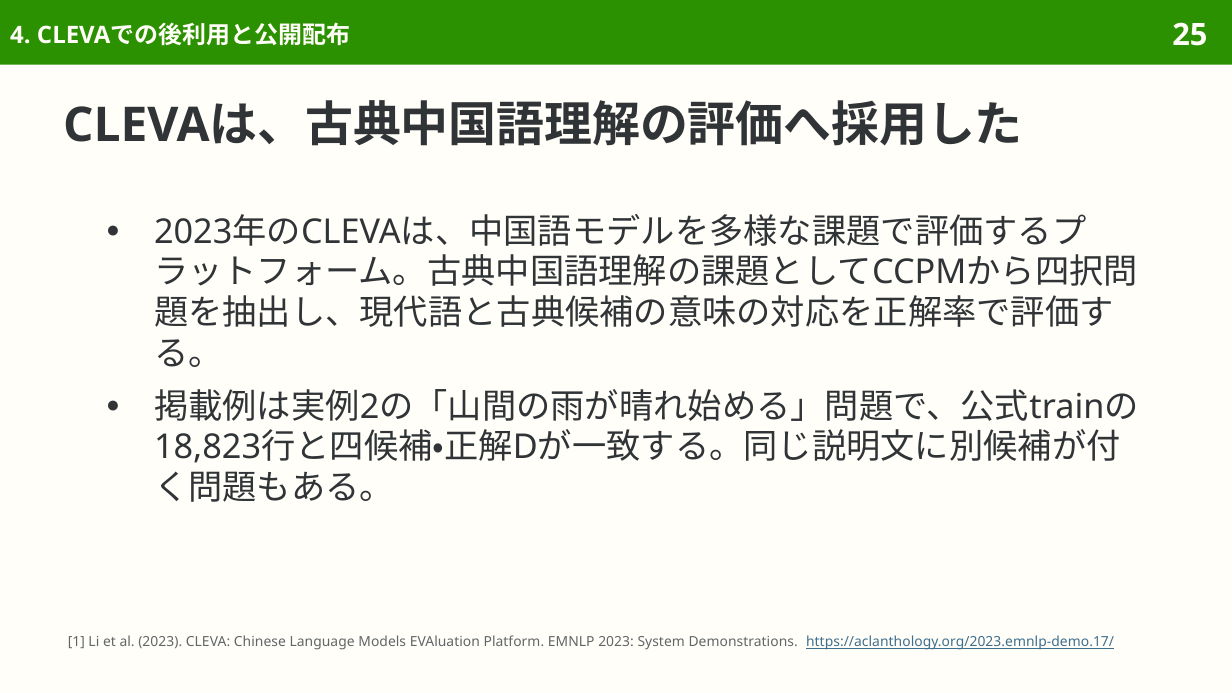
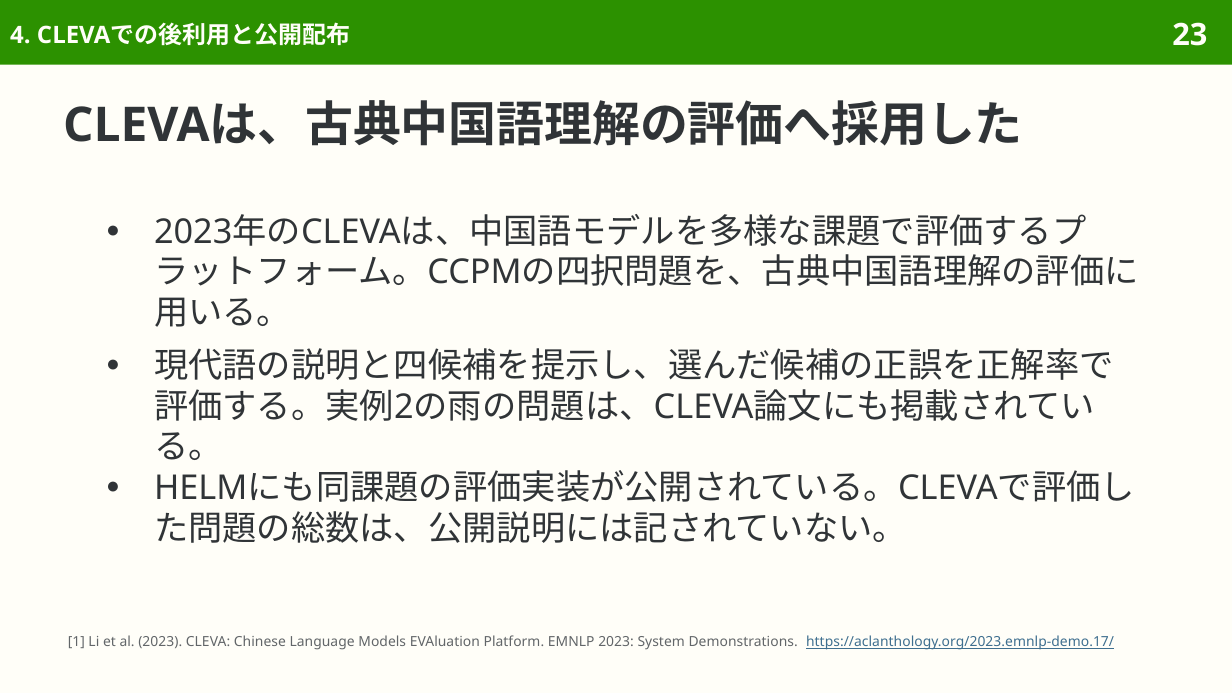
Before and after one commit to sasakiy84/datasets-in-10-minutes, a slide deck: slide 23 of slides/datasets-in-10-minutes-ccpm.pptx (slide 25 before the commit). Drawn at 1232x693 pixels with LibreOffice and Linux fonts; fonts in the diff are those of the drawing. Boxes give left, top, right and bottom in pixels: in the first picture for what was removed or moved away, otherwise in the second. Text is boxed around its words. In the diff, an @@ line names an element or a change of style, - is before the commit and + after.

```diff
--- a/slides/datasets-in-10-minutes-ccpm.pptx
+++ b/slides/datasets-in-10-minutes-ccpm.pptx
@@ page number at [1172, 22, 1207, 46]: text changed @@
-25
+23
@@ text at [154, 214, 1139, 543]: text changed @@
-● 2023年のCLEVAは、中国語モデルを多様な課題で評価するプラットフォーム。古典中国語理解の課題としてCCPMから四択問題を抽出し、現代語と古典候補の意味の対応を正解率で評価する。
-● 掲載例は実例2の「山間の雨が晴れ始める」問題で、公式trainの18,823行と四候補・正解Dが一致する。同じ説明文に別候補が付く問題もある。
+● 2023年のCLEVAは、中国語モデルを多様な課題で評価するプラットフォーム。CCPMの四択問題を、古典中国語理解の評価に用いる。
+● 現代語の説明と四候補を提示し、選んだ候補の正誤を正解率で評価する。実例2の雨の問題は、CLEVA論文にも掲載されている。
+● HELMにも同課題の評価実装が公開されている。CLEVAで評価した問題の総数は、公開説明には記されていない。
```
Also in this commit, not shown: 32 other slides changed, 7 slides removed, 33 other files.
